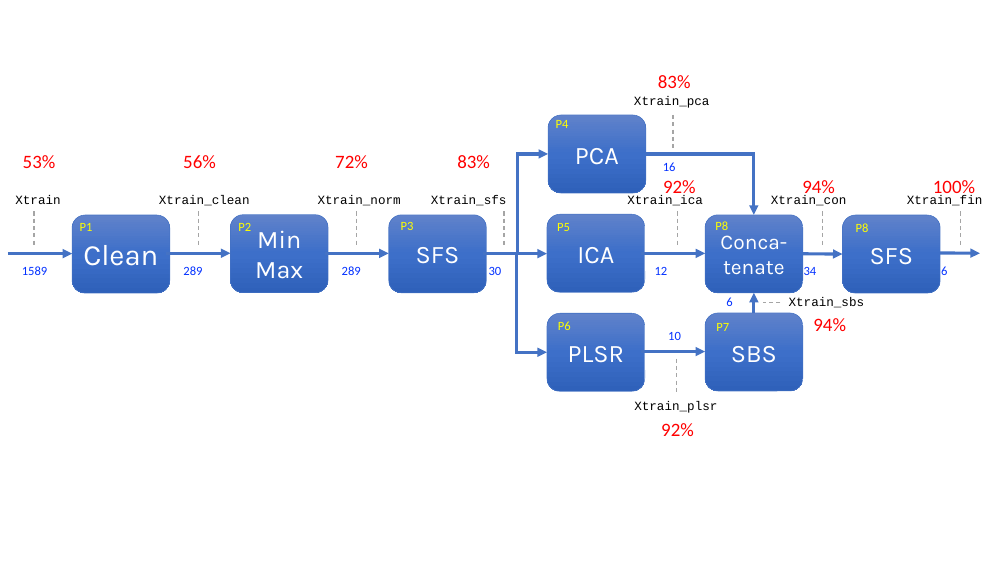
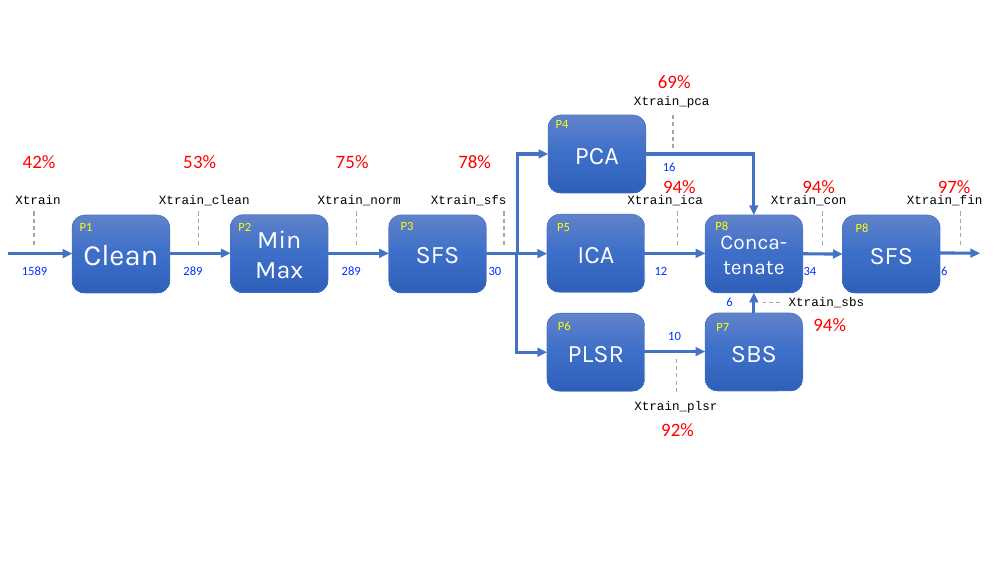
Before and after one commit to domingomery/patrones, a slide deck: slide 2 of clases/Cap03_Seleccion_de_Caracteristicas/presentations/PAT03_Ejercicio08.pptx. Drawn at 1008x567 pixels with LibreOffice and Linux fonts; fonts in the diff are those of the drawing. Boxes give left, top, right and bottom in pixels: in the first picture for what was removed or moved away, otherwise in the second. Text is boxed around its words. In the diff, an @@ line names an element or a change of style, - is before the commit and + after.

```diff
--- a/clases/Cap03_Seleccion_de_Caracteristicas/presentations/PAT03_Ejercicio08.pptx
+++ b/clases/Cap03_Seleccion_de_Caracteristicas/presentations/PAT03_Ejercicio08.pptx
@@ text at (658,75,691,88): text changed @@
-83%
+69%
@@ text at (23,155,491,168): text changed @@
-53% 56% 72% 83%
+42% 53% 75% 78%
@@ text at (663,180,835,198): text changed @@
-92% 94% 100%
+94% 94% 97%
```
Also in this commit, not shown: 1 other slide changed, 1 other file.
